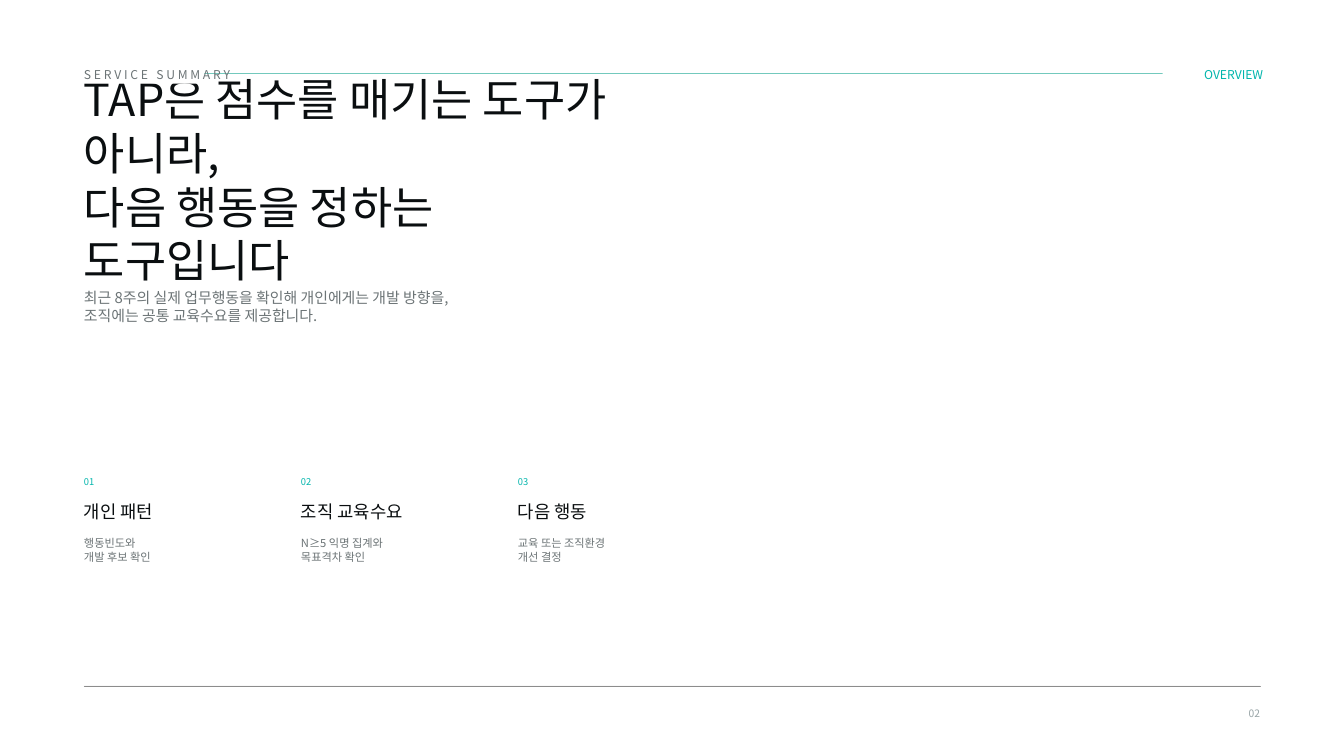
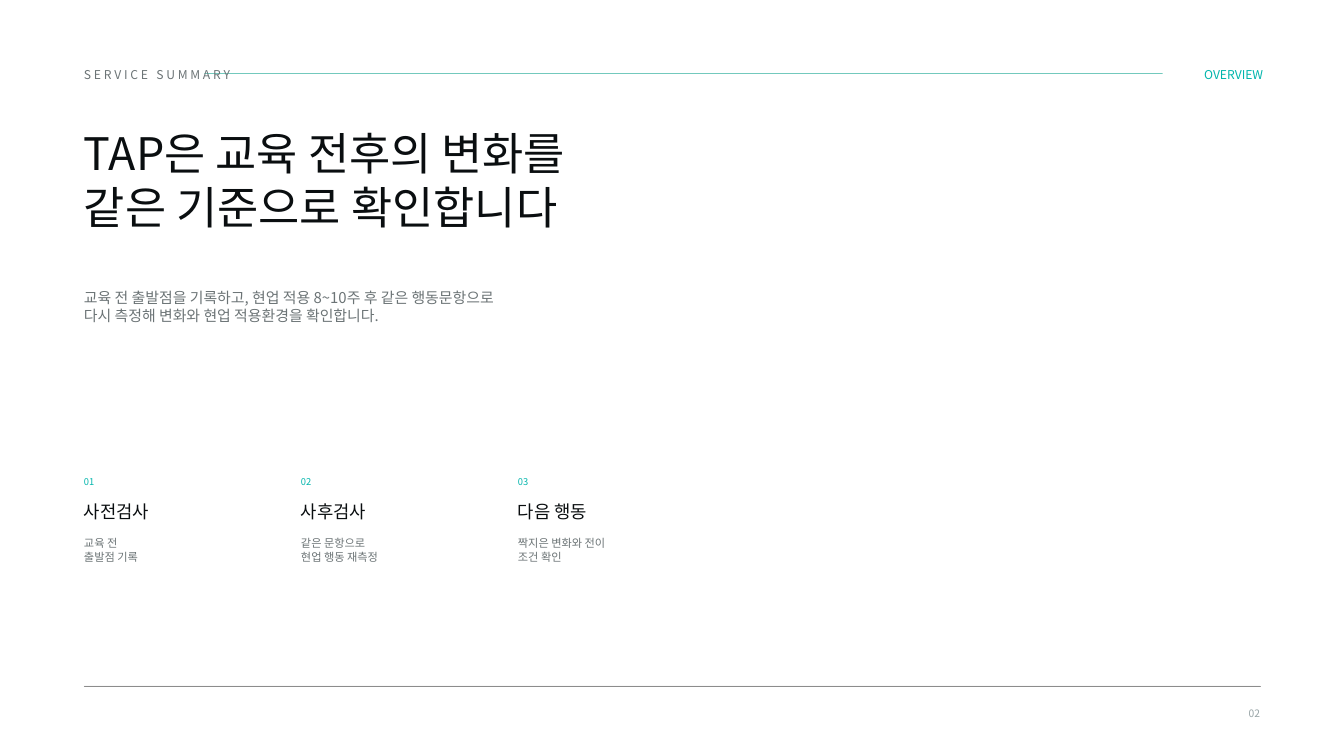
Before and after one commit to skytree96-cmyk/KMA_TAB_v2, a slide deck: slide 2 of docs/TAP_빠른사용가이드_v3.pptx. Drawn at 1344x756 pixels with LibreOffice and Linux fonts; fonts in the diff are those of the drawing; grey boxes stand for pictures. Boxes give left, top, right and bottom in pixels: in the first picture for what was removed or moved away, otherwise in the second. Text is boxed around its words. In the diff, an @@ line names an element or a change of style, - is before the commit and + after.

```diff
--- a/docs/TAP_빠른사용가이드_v3.pptx
+++ b/docs/TAP_빠른사용가이드_v3.pptx
@@ text "SERVICE SUMMARY" rewrapped from [84,66,204,83] to [84,70,230,79] @@
@@ text at [84,132,566,228]: text changed @@
-TAP은 점수를 매기는 도구가 아니라,
-다음 행동을 정하는 도구입니다
+TAP은 교육 전후의 변화를
+같은 기준으로 확인합니다
@@ text at [84,290,494,322]: text changed @@
-최근 8주의 실제 업무행동을 확인해 개인에게는 개발 방향을,
-조직에는 공통 교육수요를 제공합니다.
+교육 전 출발점을 기록하고, 현업 적용 8~10주 후 같은 행동문항으로
+다시 측정해 변화와 현업 적용환경을 확인합니다.
@@ text at [84,503,149,520]: text changed @@
-개인 패턴
+사전검사
@@ text at [301,503,366,520]: text changed @@
-조직 교육수요
+사후검사
@@ text at [84,538,138,562]: text changed @@
-행동빈도와
-개발 후보 확인
+교육 전
+출발점 기록
@@ text at [301,538,378,562]: text changed @@
-N≥5 익명 집계와
-목표격차 확인
+같은 문항으로
+현업 행동 재측정
@@ text at [518,538,606,562]: text changed @@
-교육 또는 조직환경
-개선 결정
+짝지은 변화와 전이
+조건 확인
```
Also in this commit, not shown: 11 other slides changed, 25 other files.
